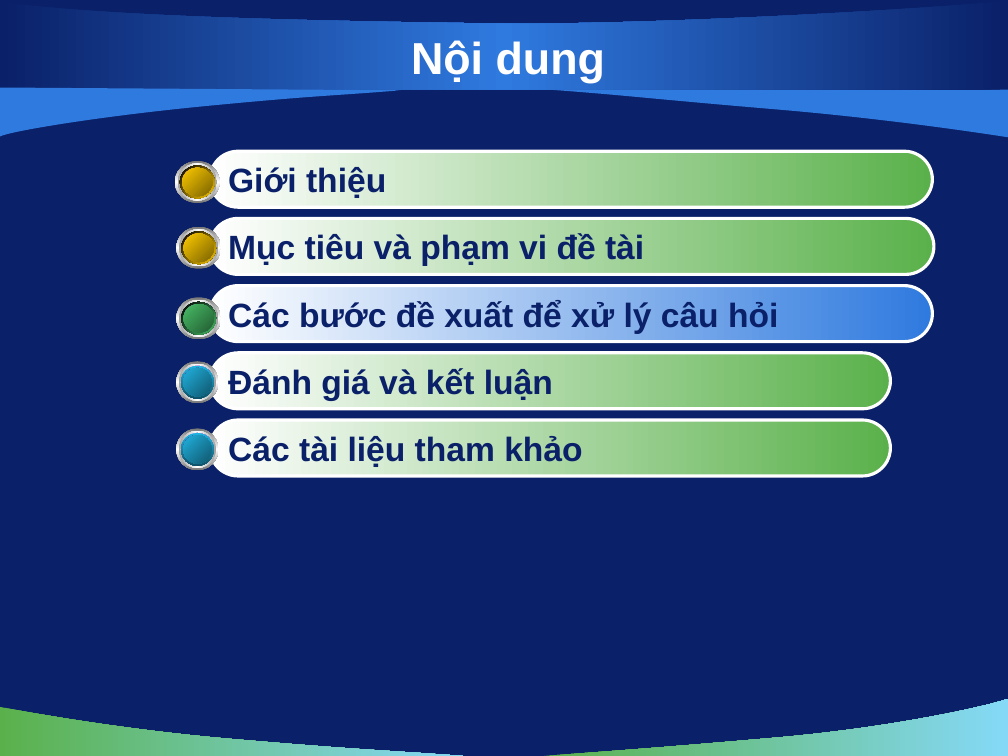
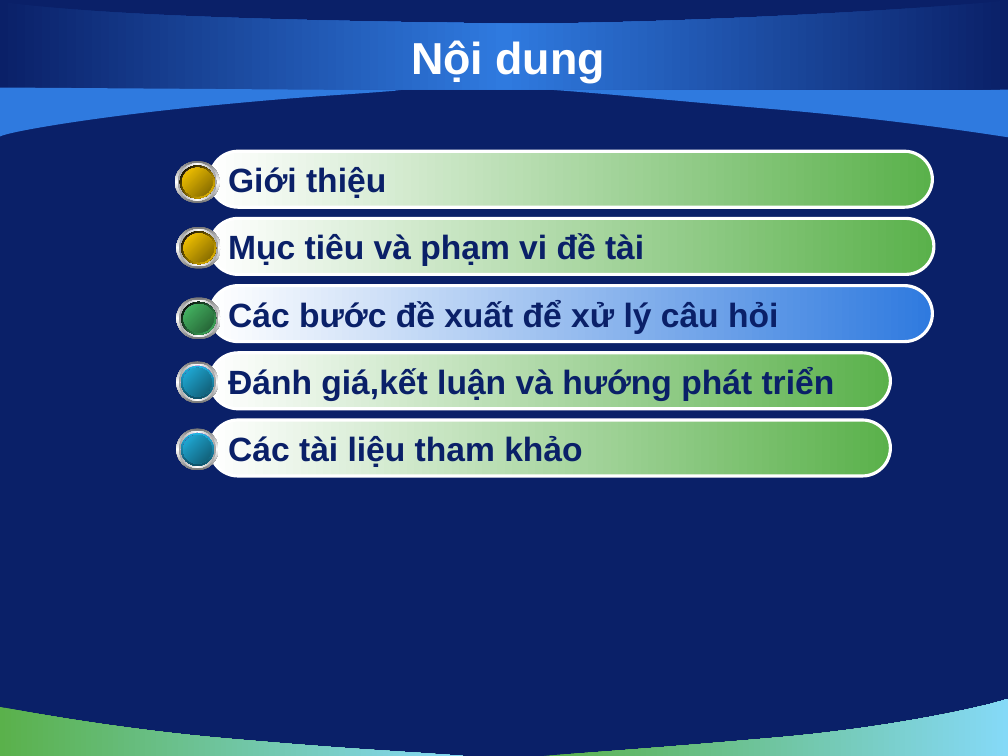
Before and after one commit to vuaviet/filnalproject, a slide deck: slide 2 of De Cuong/bao cao luan van/slide 0.3 (add 2 slide danh gia).pptx. Drawn at 1008x756 pixels with LibreOffice and Linux fonts; fonts in the diff are those of the drawing; background and template pictures are left out. Boxes give left, top, right and bottom in pixels: in the first picture for what was removed or moved away, otherwise in the second. Text is boxed around its words. In the diff, an @@ line names an element or a change of style, - is before the commit and + after.

```diff
--- a/De Cuong/bao cao luan van/slide 0.3 (add 2 slide danh gia).pptx
+++ b/De Cuong/bao cao luan van/slide 0.3 (add 2 slide danh gia).pptx
@@ text in rounded rectangle at <box>228,367,835,401</box>: text changed @@
-Đánh giá và kết luận
+Đánh giá,kết luận và hướng phát triển
```
Also in this commit, not shown: 3 other slides changed, 2 slides added, 1 other file.
